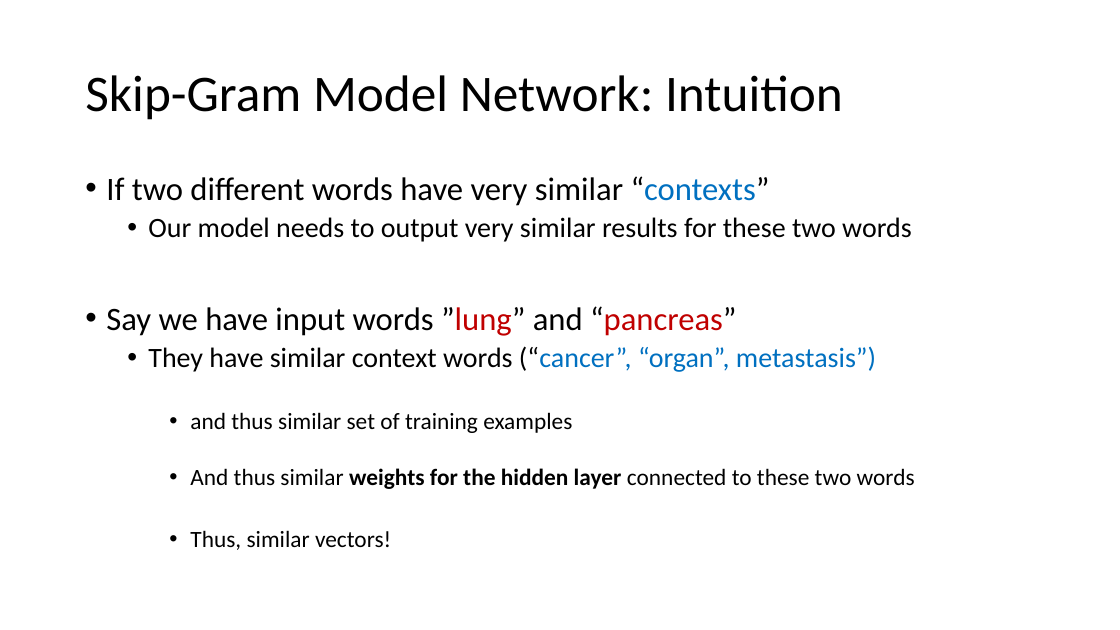
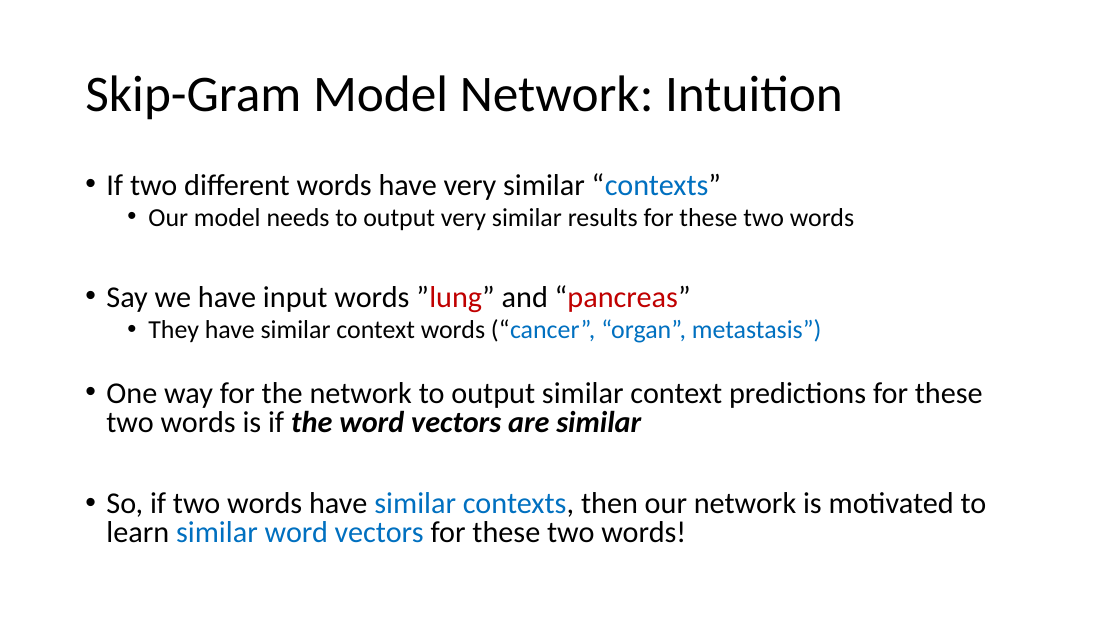
Before and after one commit to ICBI/AIMAHEAD_GU, a slide deck: slide 18 of Courses/ML_Concepts/Module_06_Natural_Language_Processing/Module_6_Natural_Language_Processing_02_word_embeddings.pptx (slide 21 before the commit). Drawn at 1120x630 pixels with LibreOffice and Linux fonts; fonts in the diff are those of the drawing. Boxes give left, top, right and bottom in pixels: in the first picture for what was removed or moved away, otherwise in the second. Text is boxed around its words. In the diff, an @@ line names an element or a change of style, - is before the commit and + after.

```diff
--- a/Courses/ML_Concepts/Module_06_Natural_Language_Processing/Module_6_Natural_Language_Processing_02_word_embeddings.pptx
+++ b/Courses/ML_Concepts/Module_06_Natural_Language_Processing/Module_6_Natural_Language_Processing_02_word_embeddings.pptx
@@ text at (106, 173, 854, 343): size 28 to 25.9 pt in "If two different words have very similar ...", "Say we have input words ”lung” and ..."; size 24 to 22.2 pt in "Our model needs to output very similar ...", "They have similar context words (“cancer”, “organ”, ..."; line spacing 0.9 to 0.8 @@
@@ text at (106, 382, 987, 543): text changed; size 20 to 25.9 pt @@
-    • and thus similar set of training examples
-    • And thus similar weights for the hidden layer connected to these two words
-    • Thus, similar vectors!
+• One way for the network to output similar context predictions for these two words is if the word vectors are similar
+• So, if two words have similar contexts, then our network is motivated to learn similar word vectors for these two words!
```
Also in this commit, not shown: 2 other slides changed, 6 slides removed, 1 other file.
